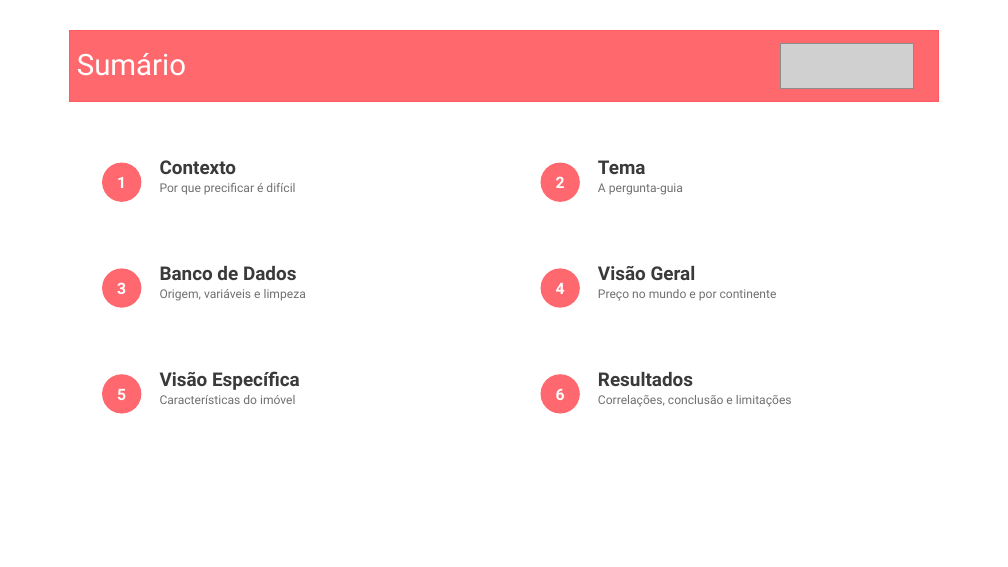
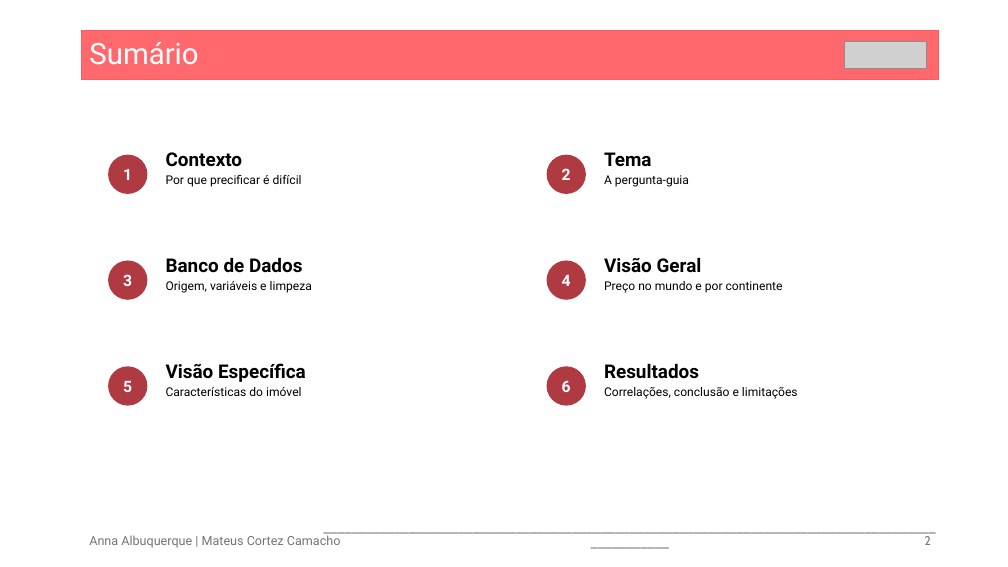
Before and after one commit to Matex0406/Projeto_1_CB, a slide deck: slide 2 of Seminario 1 - Insper Data - Analise AirBnb - Versão 2.pptx. Drawn at 1008x567 pixels with LibreOffice and Linux fonts; fonts in the diff are those of the drawing; grey boxes stand for pictures. Boxes give left, top, right and bottom in pixels: in the first picture for what was removed or moved away, otherwise in the second. Text is boxed around its words. In the diff, an @@ line names an element or a change of style, - is before the commit and + after.

```diff
--- a/Seminario 1 - Insper Data - Analise AirBnb - Versão 2.pptx
+++ b/Seminario 1 - Insper Data - Analise AirBnb - Versão 2.pptx
@@ title "Sumário" resized from (x1=70, y1=30, x2=939, y2=101) to (x1=82, y1=30, x2=938, y2=80) @@
@@ picture resized from (x1=780, y1=44, x2=913, y2=88) to (x1=845, y1=42, x2=926, y2=69) @@
@@ text "Contexto" at (x1=166, y1=152, x2=302, y2=187): text colour #3A3A3A to #000000 in "Contexto"; text colour #707070 to #000000 in "Por que precificar é difícil" @@
@@ text "Tema" at (x1=604, y1=152, x2=689, y2=187): text colour #3A3A3A to #000000 in "Tema"; text colour #707070 to #000000 in "A pergunta-guia" @@
@@ text "Banco de Dados" at (x1=166, y1=257, x2=312, y2=293): text colour #3A3A3A to #000000 in "Banco de Dados"; text colour #707070 to #000000 in "Origem, variáveis e limpeza" @@
@@ text "Visão Geral" at (x1=604, y1=257, x2=783, y2=293): text colour #3A3A3A to #000000 in "Visão Geral"; text colour #707070 to #000000 in "Preço no mundo e por continente" @@
@@ 2 texts, 2 ellipses moved together from (x1=102, y1=163, x2=792, y2=407) to (x1=108, y1=155, x2=798, y2=399) @@
@@ text "Visão Específica" at (x1=166, y1=363, x2=306, y2=396): text colour #3A3A3A to #000000 in "Visão Específica"; text colour #707070 to #000000 in "Características do imóvel" @@
@@ text "Resultados" at (x1=604, y1=363, x2=798, y2=399): text colour #3A3A3A to #000000 in "Resultados"; text colour #707070 to #000000 in "Correlações, conclusão e limitações" @@
@@ fill #FF686F to #B03A41 in 6 elements at (x1=108, y1=155, x2=147, y2=194), (x1=547, y1=155, x2=586, y2=194), (x1=108, y1=261, x2=147, y2=300), (x1=547, y1=261, x2=586, y2=300), (x1=108, y1=367, x2=147, y2=406), (x1=547, y1=367, x2=586, y2=406) @@
@@ 4 texts, 4 ellipses moved together from (x1=102, y1=160, x2=777, y2=414) to (x1=108, y1=152, x2=783, y2=406) @@
@@ text added at (x1=89, y1=533, x2=341, y2=548), 12 pt, text #747474 @@
+Anna Albuquerque | Mateus Cortez Camacho
@@ text added at (x1=312, y1=516, x2=948, y2=554), 12 pt, text #797979 @@
+_________________________________________________________________________________________________
@@ page number added at (x1=924, y1=536, x2=931, y2=545), 12 pt, text #797979 @@
+2
```
Also in this commit, not shown: 10 other slides changed, 2 slides added, 4 slides removed, 2 other files.
